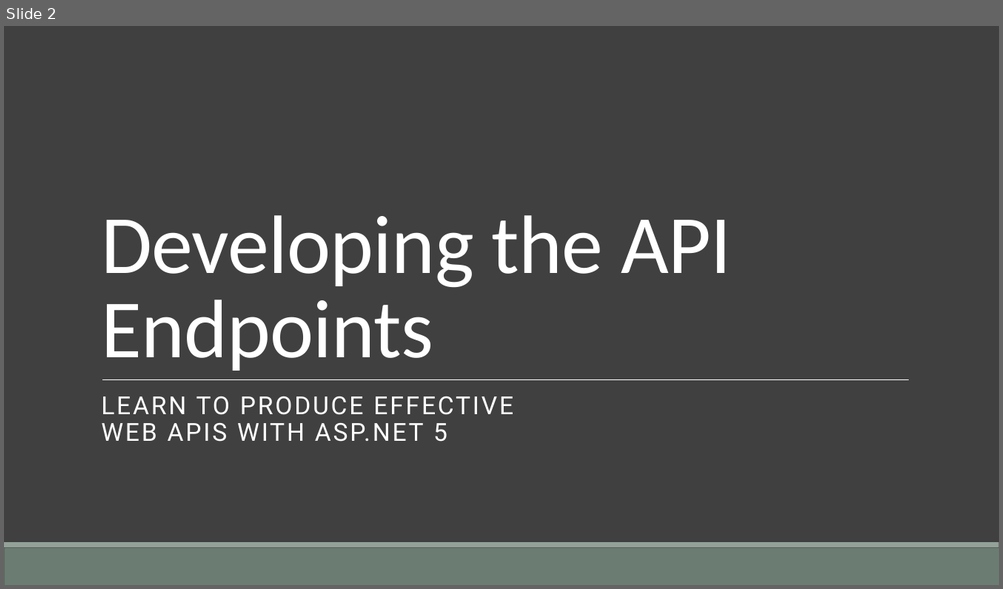
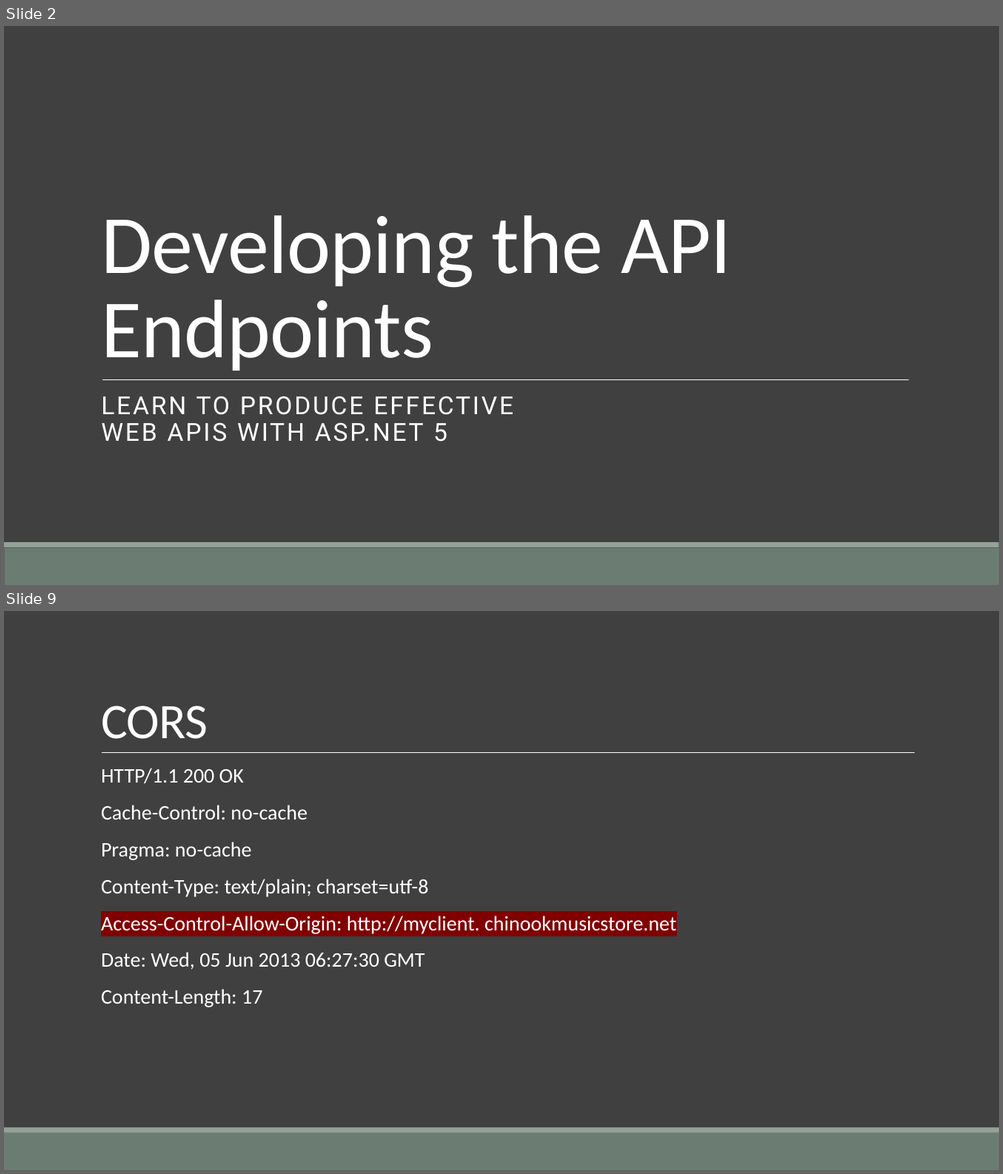
Before and after one commit to cwoodruff/aspnet-5-web-api-workshop, a slide deck: module-1/01-06 Developing the API Endpoints/01-06 Developing the Web API endpoints.pptx. Shown one above the other, each under a label of ours: slide 2 before the commit, slides 2 and 9 after it; the slides between them are not shown. The pictures are 1003x589 and 1003x1174 pixels, drawn with LibreOffice and Linux fonts; fonts in the diff are those of the drawing; background and template pictures are left out. Boxes give left, top, right and bottom in pixels: in the first picture for what was removed or moved away, otherwise in the second. Text is boxed around its words. In the diff, an @@ line names an element or a change of style, - is before the commit and + after.

```diff
--- a/module-1/01-06 Developing the API Endpoints/01-06 Developing the Web API endpoints.pptx
+++ b/module-1/01-06 Developing the API Endpoints/01-06 Developing the Web API endpoints.pptx
@@ slide 9 added at (x1=4, y1=611, x2=999, y2=1170), background #404040; not listed: 2 template elements that a slide beside it also shows @@
@@ title added at (x1=101, y1=706, x2=208, y2=739), 48 pt, text #FFFFFF @@
+CORS
@@ line added from (102, 753) to (915, 753), #FFFFFF 0.5 pt @@
@@ text added at (x1=101, y1=768, x2=676, y2=1008), 20 pt, text #FFFFFF @@
+  HTTP/1.1 200 OK
+  Cache-Control: no-cache
+  Pragma: no-cache
+  Content-Type: text/plain; charset=utf-8
+  Access-Control-Allow-Origin: http://myclient. chinookmusicstore.net
+  Date: Wed, 05 Jun 2013 06:27:30 GMT
+  Content-Length: 17
```
Also in this commit, not shown: 12 other slides added, 6 other files.
